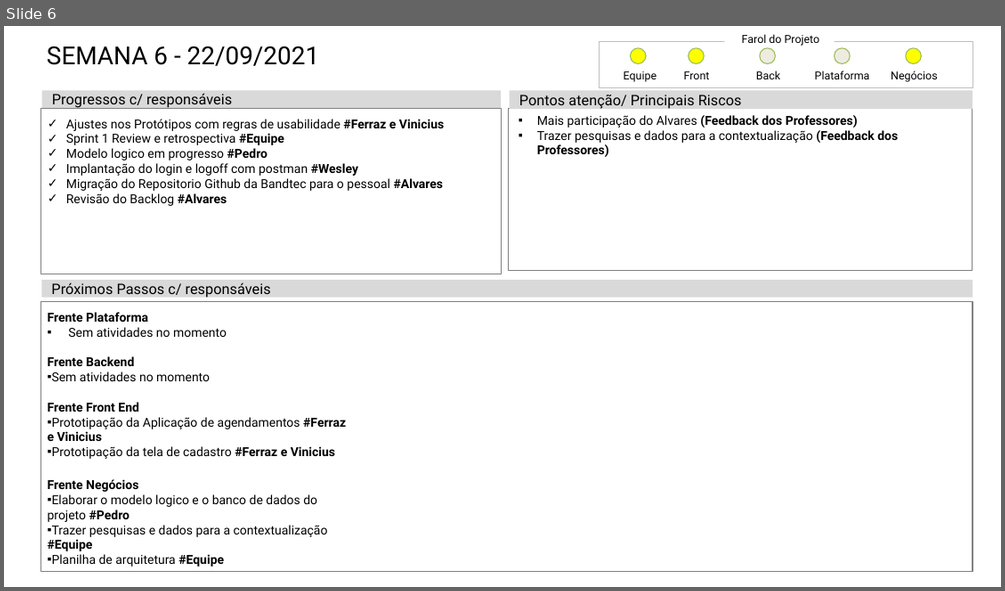
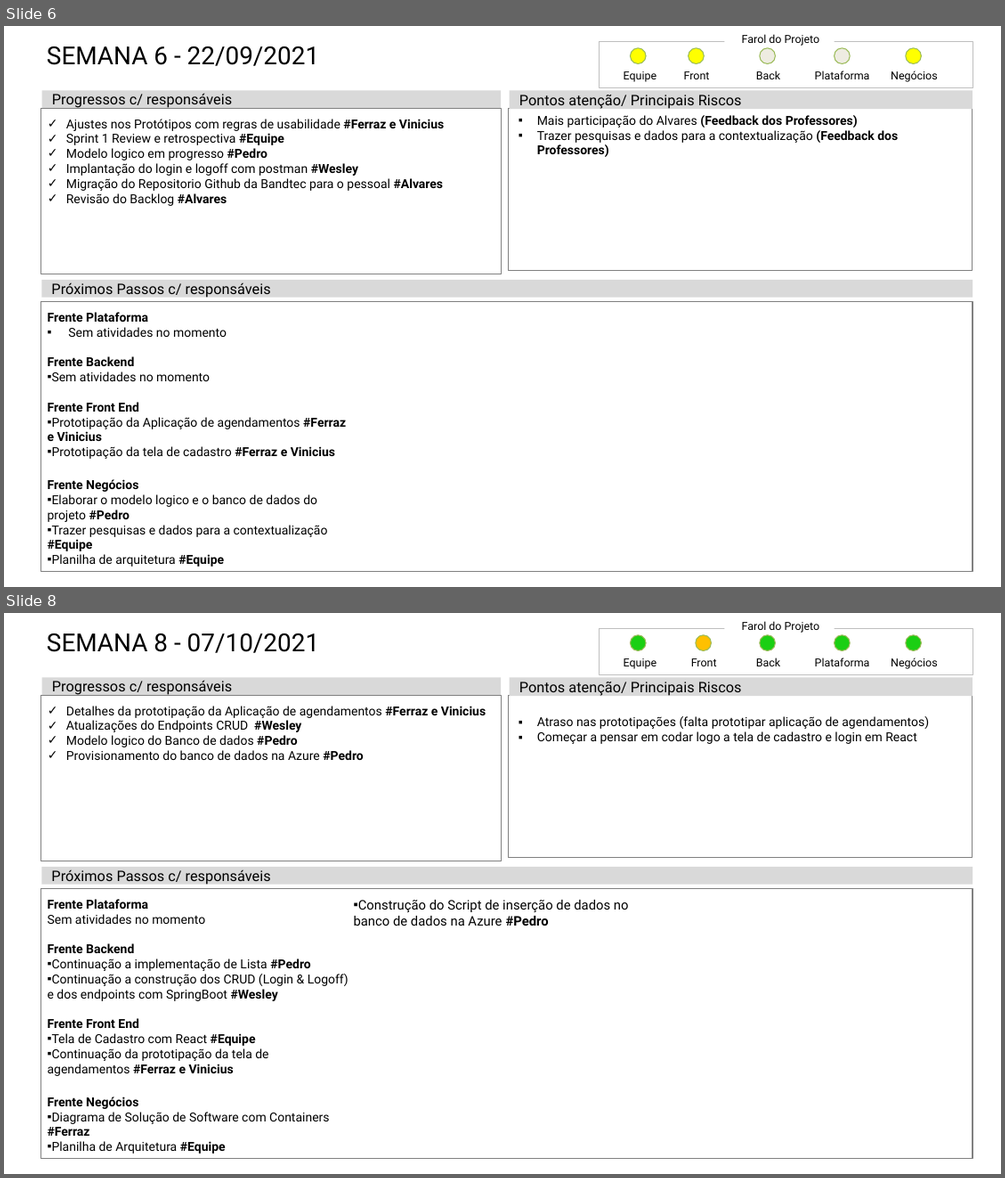
Before and after one commit to Biellferraz/Resenha, a slide deck: documentacao/Status Report/Status_Report_-_Grupo_09.pptx. Shown one above the other, each under a label of ours: slide 6 before the commit, slides 6 and 8 after it; the slides between them are not shown. The pictures are 1005x591 and 1005x1178 pixels, drawn with LibreOffice and Linux fonts; fonts in the diff are those of the drawing. Boxes give left, top, right and bottom in pixels: in the first picture for what was removed or moved away, otherwise in the second. Text is boxed around its words. In the diff, an @@ line names an element or a change of style, - is before the commit and + after.

Commit message:
Adiciona o status report da oitava semana (07/10)

```diff
--- a/documentacao/Status Report/Status_Report_-_Grupo_09.pptx
+++ b/documentacao/Status Report/Status_Report_-_Grupo_09.pptx
@@ slide 8 added at [4,613,1001,1174], background #FFFFFF @@
@@ title added at [47,633,320,653], 26.5 pt, text #000000 @@
+SEMANA 8 - 07/10/2021
@@ rectangle added at [599,629,972,674], outline #BFBFBF 0.5 pt @@
@@ ellipse added at [630,635,646,651], fill #1BCF13, outline #9BBB59 1 pt @@
@@ ellipse added at [696,635,712,651], fill #FFC000, outline #9BBB59 1 pt @@
@@ text added at [742,621,820,633], 11.8 pt, text #000000 @@
+Farol do Projeto
@@ ellipse added at [760,635,775,651], fill #1BCF13, outline #9BBB59 1 pt @@
@@ ellipse added at [834,635,850,651], fill #1BCF13, outline #9BBB59 1 pt @@
@@ ellipse added at [906,635,921,651], fill #1BCF13, outline #9BBB59 1 pt @@
@@ text added at [623,658,656,669], 11.8 pt, text #000000 @@
+Equipe
@@ text added at [691,658,717,666], 11.8 pt, text #000000 @@
+Front
@@ text added at [756,657,780,666], 11.8 pt, text #000000 @@
+Back
@@ text added at [815,657,870,666], 11.8 pt, text #000000 @@
+Plataforma
@@ text added at [890,657,938,669], 11.8 pt, text #000000 @@
+Negócios
@@ rectangle added at [42,677,501,695], fill #D9D9D9, 15.4 pt, text #000000 @@
+Progressos c/ responsáveis
@@ rectangle added at [510,677,972,696], fill #D9D9D9, 15.4 pt, text #000000 @@
+Pontos atenção/ Principais Riscos
@@ rectangle added at [40,695,501,861], outline #808080 1 pt, 13.2 pt, text #000000 @@
+✓ Detalhes da prototipação da Aplicação de agendamentos #Ferraz e Vinicius
+✓ Atualizações do Endpoints CRUD #Wesley
+✓ Modelo logico do Banco de dados #Pedro
+✓ Provisionamento do banco de dados na Azure #Pedro
@@ rectangle added at [509,695,972,858], outline #808080 1 pt @@
@@ text added at [537,716,929,744], 13.2 pt, text #000000 @@
+▪ Atraso nas prototipações (falta prototipar aplicação de agendamentos)
+▪ Começar a pensar em codar logo a tela de cadastro e login em React
@@ rectangle added at [42,867,973,884], fill #D9D9D9, 15.4 pt, text #000000 @@
+Próximos Passos c/ responsáveis
@@ rectangle added at [40,889,972,1159], outline #808080 1 pt, 13.2 pt, text #000000 @@
+  Frente Plataforma
+  Sem atividades no momento
+  Frente Backend
+  ▪ Continuação a implementação de Lista #Pedro
+  ▪ Continuação a construção dos CRUD (Login & Logoff) e dos endpoints com SpringBoot #Wesley
+  Frente Front End
+  ▪ Tela de Cadastro com React #Equipe
+  ▪ Continuação da prototipação da tela de agendamentos #Ferraz e Vinicius
+  Frente Negócios
+  ▪ Diagrama de Solução de Software com Containers #Ferraz
+  ▪ Planilha de Arquitetura #Equipe
+  ▪ Construção do Script de inserção de dados no banco de dados na Azure #Pedro
```
Also in this commit, not shown: 2 slides changed.
